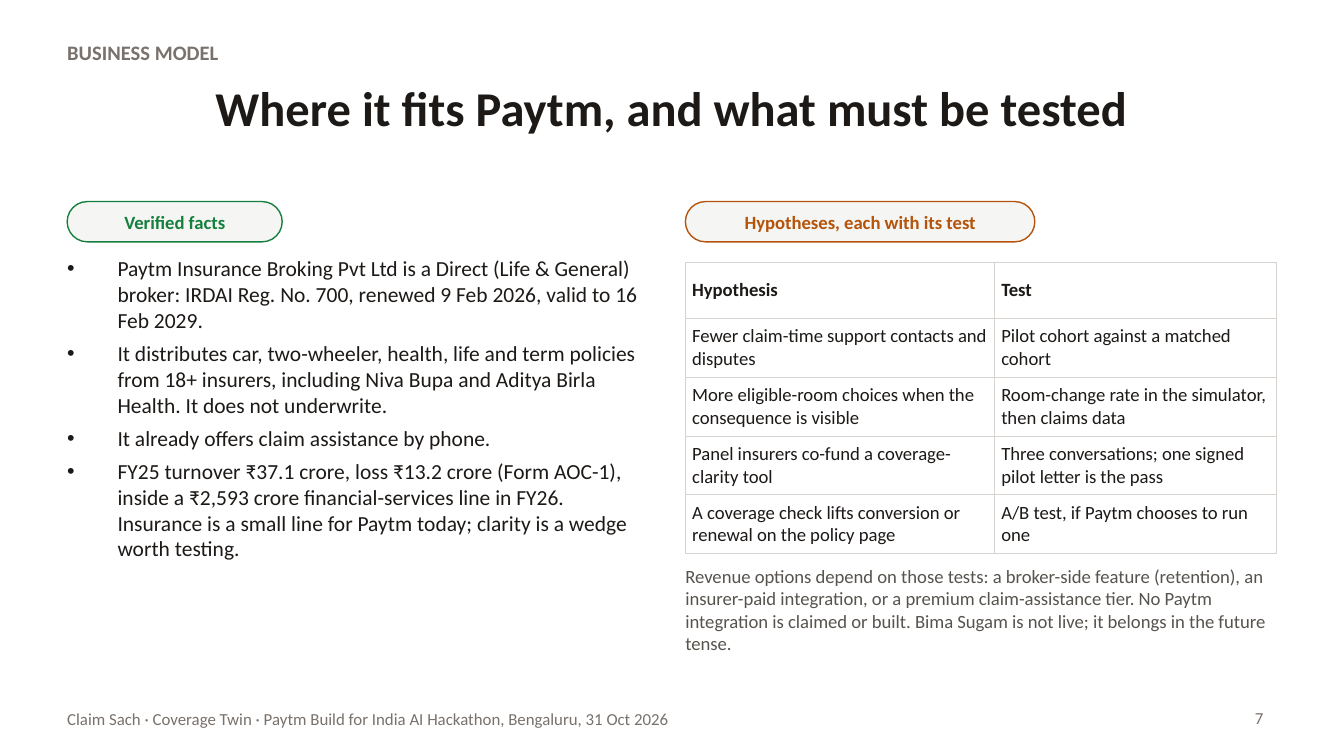
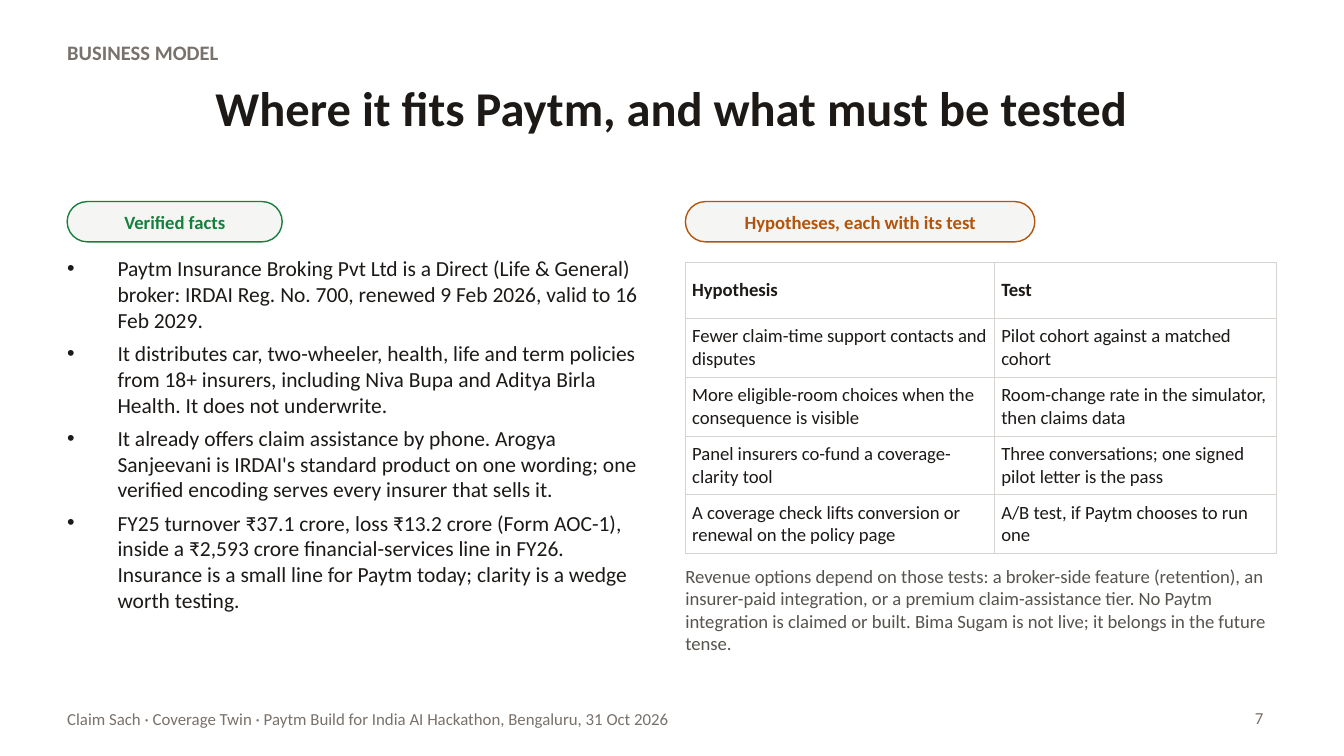
Before and after one commit to Pushkarmondal/paytm-hackathon, a slide deck: slide 7 of docs/deck/claim-sach-deck.pptx. Drawn at 1344x756 pixels with LibreOffice and Linux fonts; fonts in the diff are those of the drawing. Boxes give left, top, right and bottom in pixels: in the first picture for what was removed or moved away, otherwise in the second. Text is boxed around its words. In the diff, an @@ line names an element or a change of style, - is before the commit and + after.

Commit message:
docs(deck): v2 deck: two wordings, the ruleset builder, six measures, new screenshots

```diff
--- a/docs/deck/claim-sach-deck.pptx
+++ b/docs/deck/claim-sach-deck.pptx
@@ text at (x1=118, y1=431, x2=636, y2=501): text changed @@
-• It already offers claim assistance by phone.
+• It already offers claim assistance by phone. Arogya Sanjeevani is IRDAI's standard product on one wording; one verified encoding serves every insurer that sells it.
```
Also in this commit, not shown: 5 other slides changed, 7 other files.
